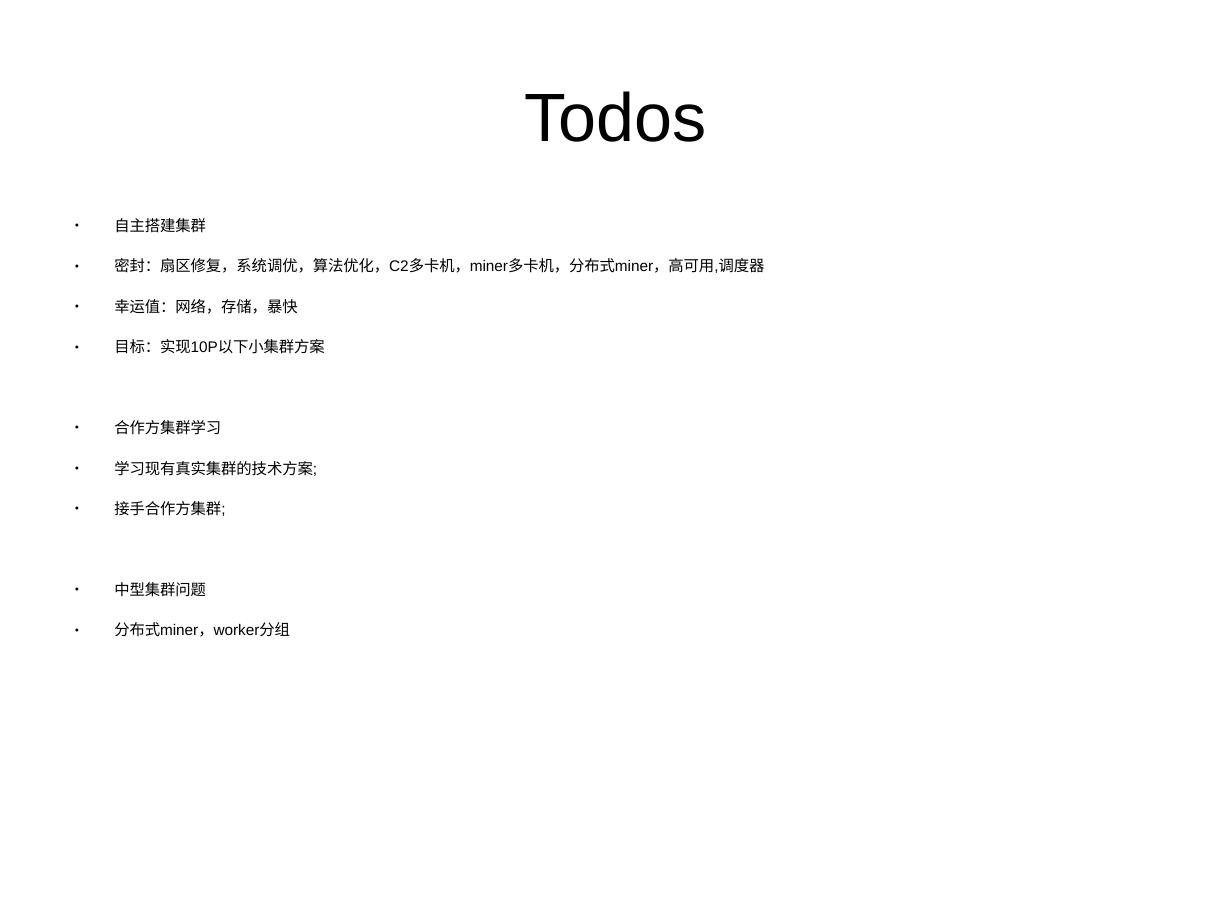
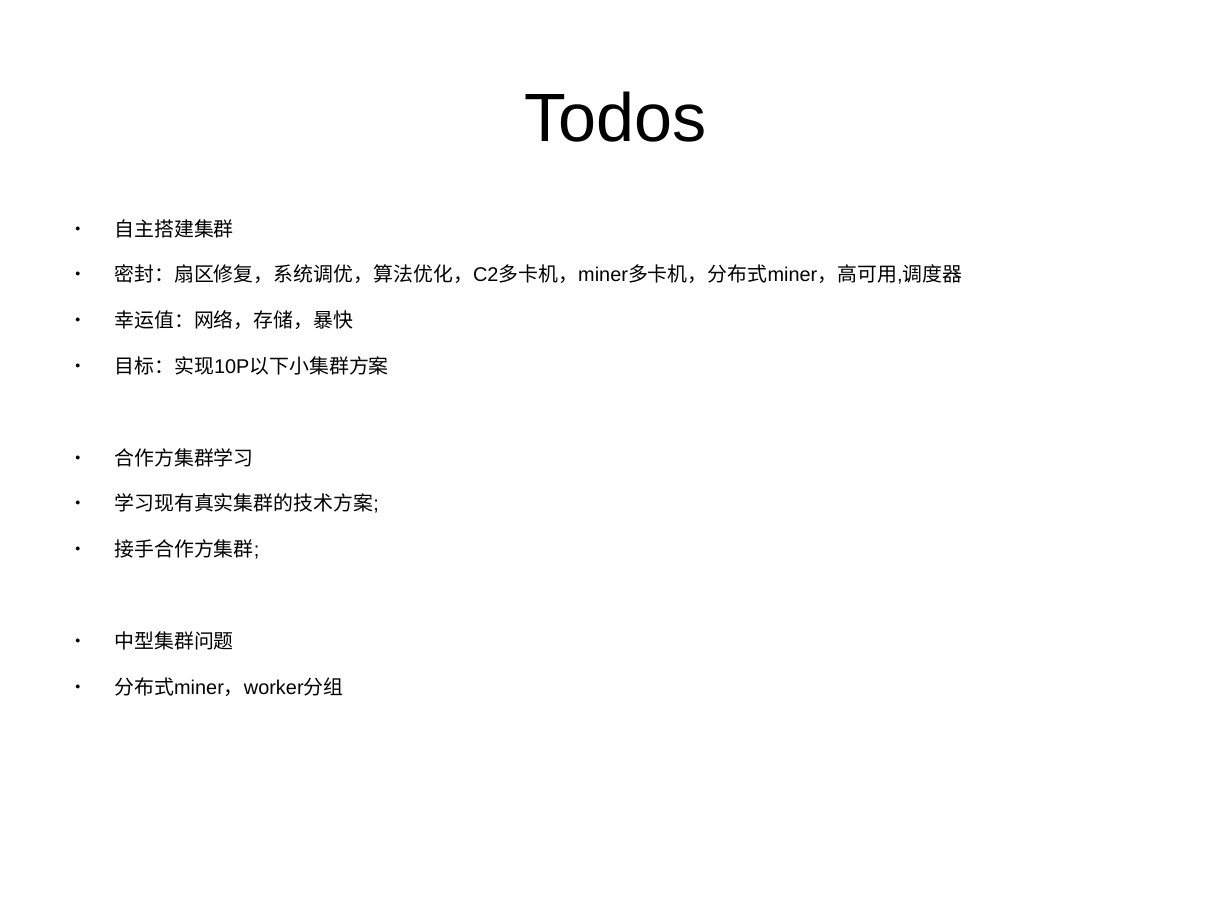
Before and after one commit to xingzjx/blockchain, a slide deck: slide 13 of filecoin/filecoin_share.pptx. Drawn at 1232x924 pixels with LibreOffice and Linux fonts; fonts in the diff are those of the drawing; background and template pictures are left out. Boxes give left, top, right and bottom in pixels: in the first picture for what was removed or moved away, otherwise in the second. Text is boxed around its words. In the diff, an @@ line names an element or a change of style, - is before the commit and + after.

```diff
--- a/filecoin/filecoin_share.pptx
+++ b/filecoin/filecoin_share.pptx
@@ text "自主搭建集群" at [114,219,962,696]: size 9.9 to 12.8 pt @@
```
Also in this commit, not shown: 1 slide added, 1 other file.
